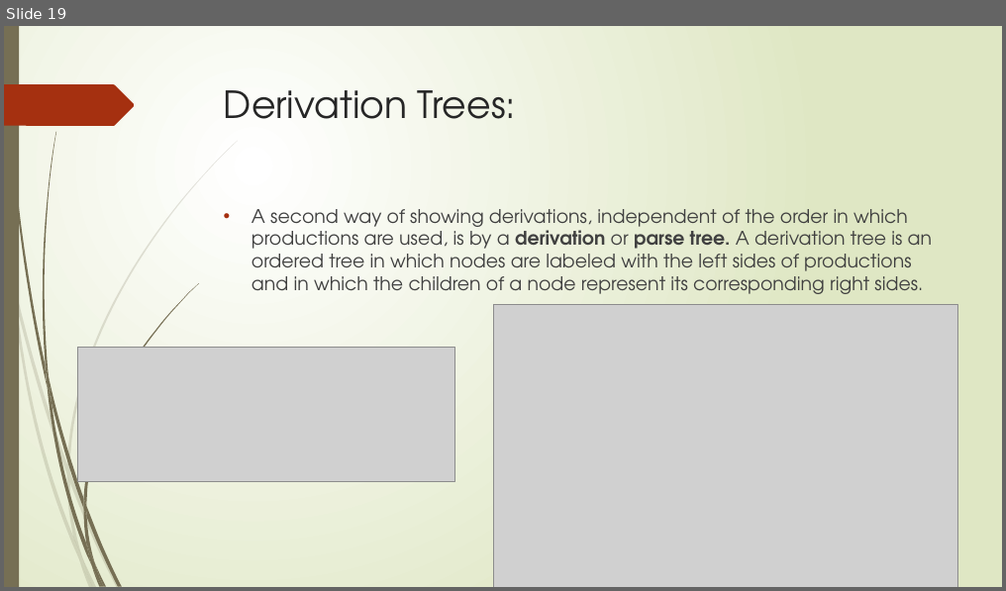
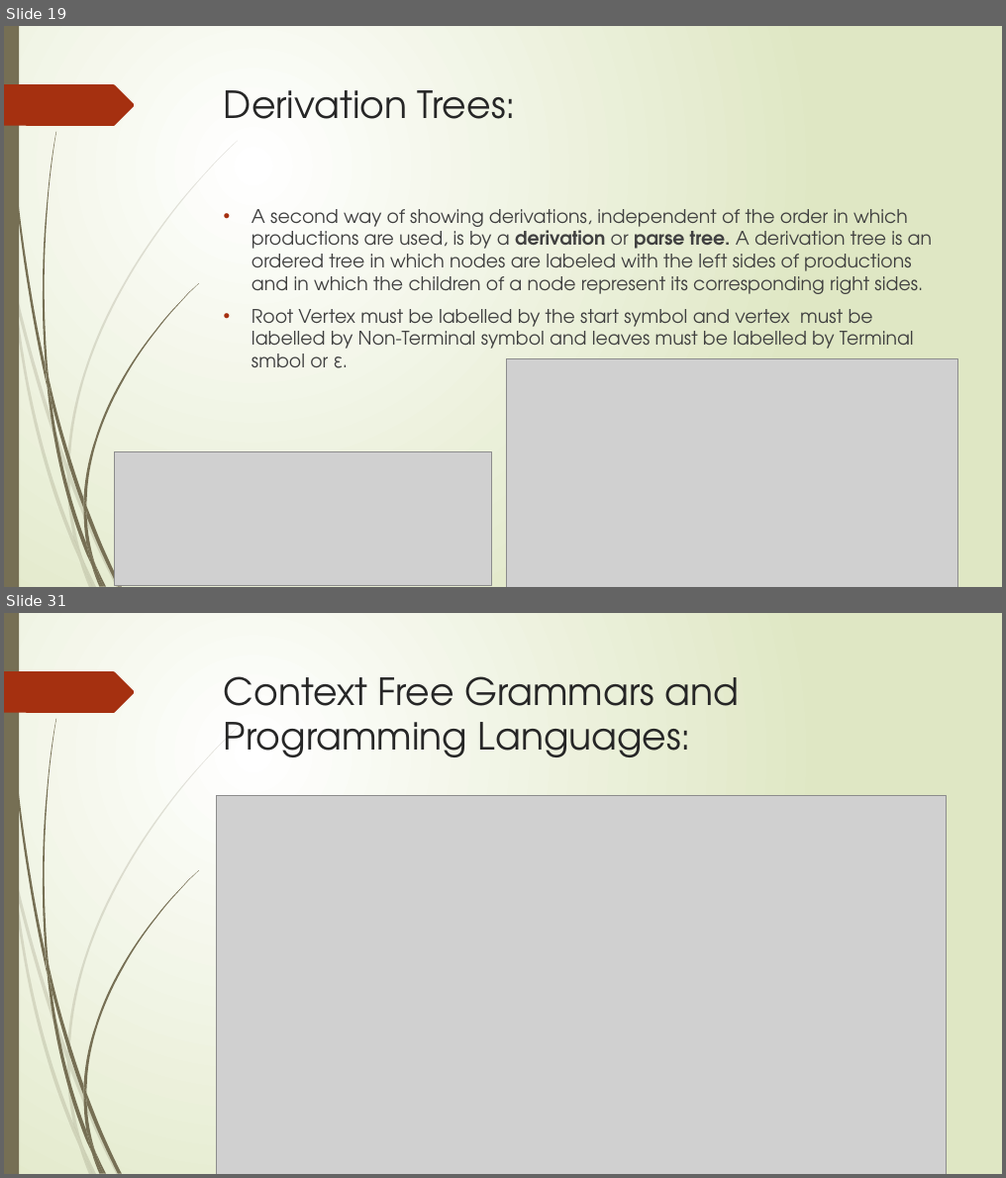
Before and after one commit to Federal-Urdu-University/Theory-of-Automata, a slide deck: Chap-3.pptx. Shown one above the other, each under a label of ours: slide 19 before the commit, slides 19 and 31 after it; the slides between them are not shown. The pictures are 1006x591 and 1006x1178 pixels, drawn with LibreOffice and Linux fonts; fonts in the diff are those of the drawing; grey boxes stand for pictures. Boxes give left, top, right and bottom in pixels: in the first picture for what was removed or moved away, otherwise in the second. Text is boxed around its words. In the diff, an @@ line names an element or a change of style, - is before the commit and + after.

```diff
--- a/Chap-3.pptx
+++ b/Chap-3.pptx
@@ slide 31 added at (4, 613, 1002, 1174), background gradient #FFFFFF to #DFE8C4; not listed: 24 template elements that a slide beside it also shows @@
@@ title added at (224, 676, 740, 758), 36 pt, text #262626 @@
+Context Free Grammars and Programming Languages:
@@ picture added at (216, 796, 945, 1174) @@
@@ slide 19 changed as well @@
@@ text at (252, 309, 914, 369): paragraph added @@
+• Root Vertex must be labelled by the start symbol and vertex must be labelled by Non-Terminal symbol and leaves must be labelled by Terminal smbol or ε.
@@ picture: place and size @@
-picture at (494, 305, 958, 587)
+picture at (506, 360, 958, 587)
@@ picture: place and size @@
-picture at (77, 347, 454, 481)
+picture at (115, 452, 492, 586)
```
Also in this commit, not shown: 16 other slides added, 1 other file.
